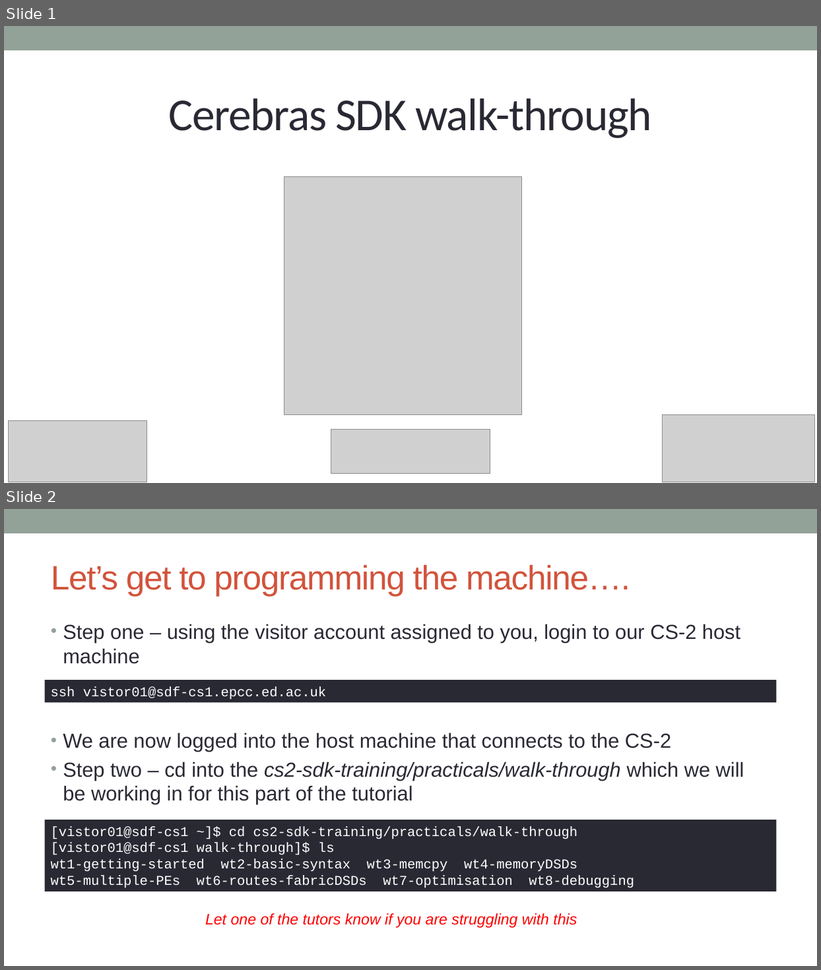
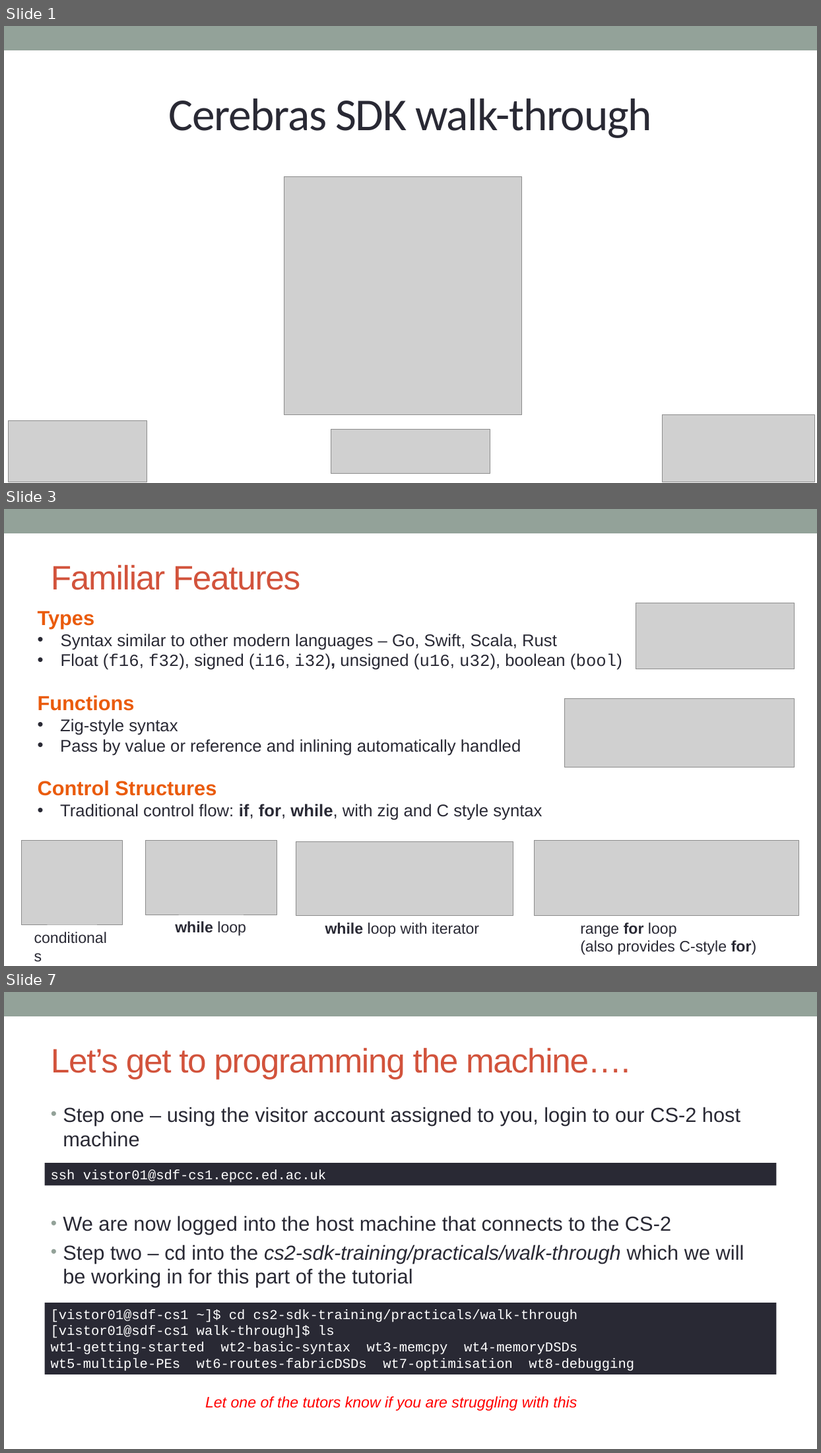
Before and after one commit to EPCCed/cs2-sdk-training, a slide deck: lectures/Cerebras SDK walkthrough.pptx. Shown one above the other, each under a label of ours: slides 1 and 2 before the commit, slides 1, 3 and 7 after it; the slides between them are not shown. The pictures are 821x970 and 821x1453 pixels, drawn with LibreOffice and Linux fonts; fonts in the diff are those of the drawing; grey boxes stand for pictures. Boxes give left, top, right and bottom in pixels: in the first picture for what was removed or moved away, otherwise in the second. Text is boxed around its words. In the diff, an @@ line names an element or a change of style, - is before the commit and + after.

```diff
--- a/lectures/Cerebras SDK walkthrough.pptx
+++ b/lectures/Cerebras SDK walkthrough.pptx
@@ slide 3 added at [4,509,817,966], background #FFFFFF; not listed: 1 template element that a slide beside it also shows @@
@@ title added at [51,565,300,590], 40 pt, text #D2533C @@
+Familiar Features
@@ picture added at [636,603,795,669] @@
@@ text added at [38,611,622,821], 20 pt, text #292934 @@
+Types
+• Syntax similar to other modern languages – Go, Swift, Scala, Rust
+• Float (f16, f32), signed (i16, i32), unsigned (u16, u32), boolean (bool)
+Functions
+• Zig-style syntax
+• Pass by value or reference and inlining automatically handled
+Control Structures
+• Traditional control flow: if, for, while, with zig and C style syntax
@@ picture added at [564,698,795,768] @@
@@ picture added at [22,841,123,925] @@
@@ picture added at [145,841,277,915] @@
@@ picture added at [296,842,514,916] @@
@@ picture added at [535,841,799,916] @@
@@ text added at [175,921,246,936], 18 pt, text #292934, bold @@
+while loop
@@ text added at [325,923,479,937], 18 pt, text #292934 @@
+while loop with iterator
@@ text added at [580,923,756,955], 18 pt, text #292934 @@
+range for loop
+(also provides C-style for)
@@ text added at [28,925,116,950], 18 pt, text #292934 @@
+conditionals
@@ what was slide 2 is now slide 7 @@
```
Also in this commit, not shown: 4 other slides added.
